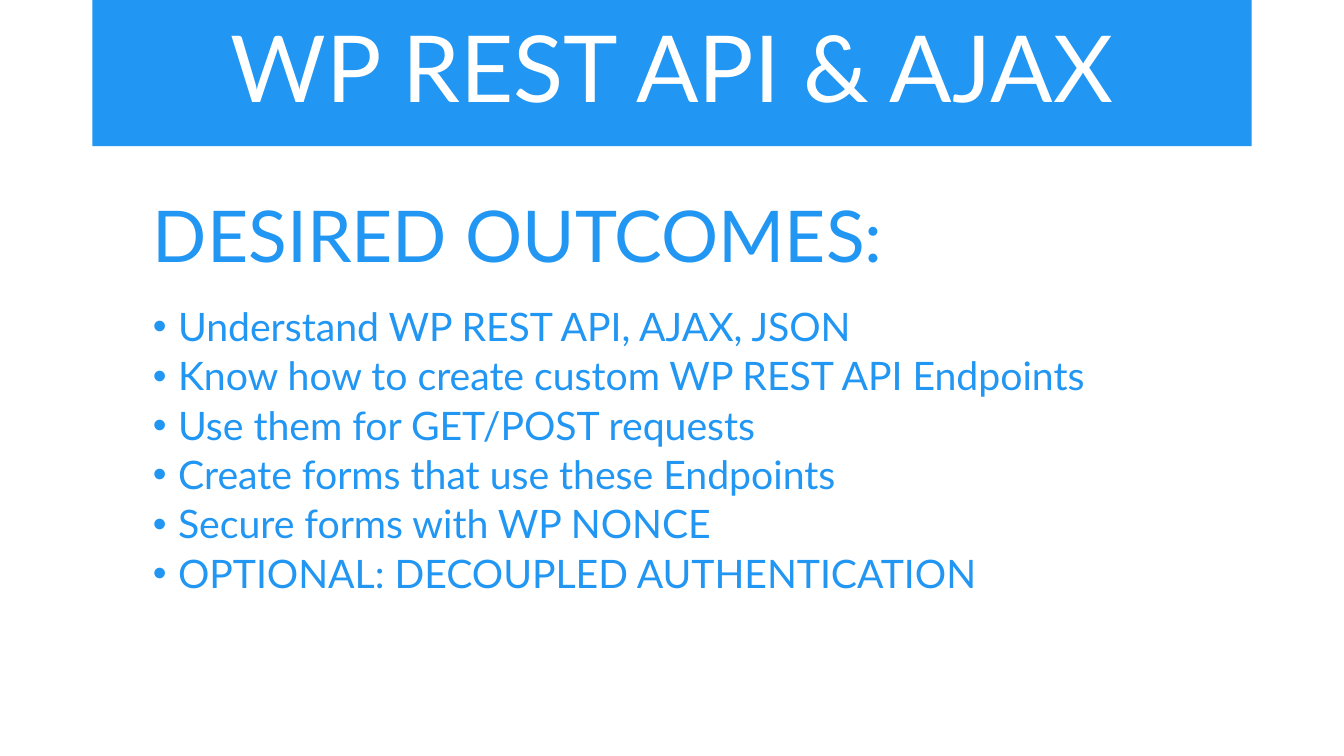
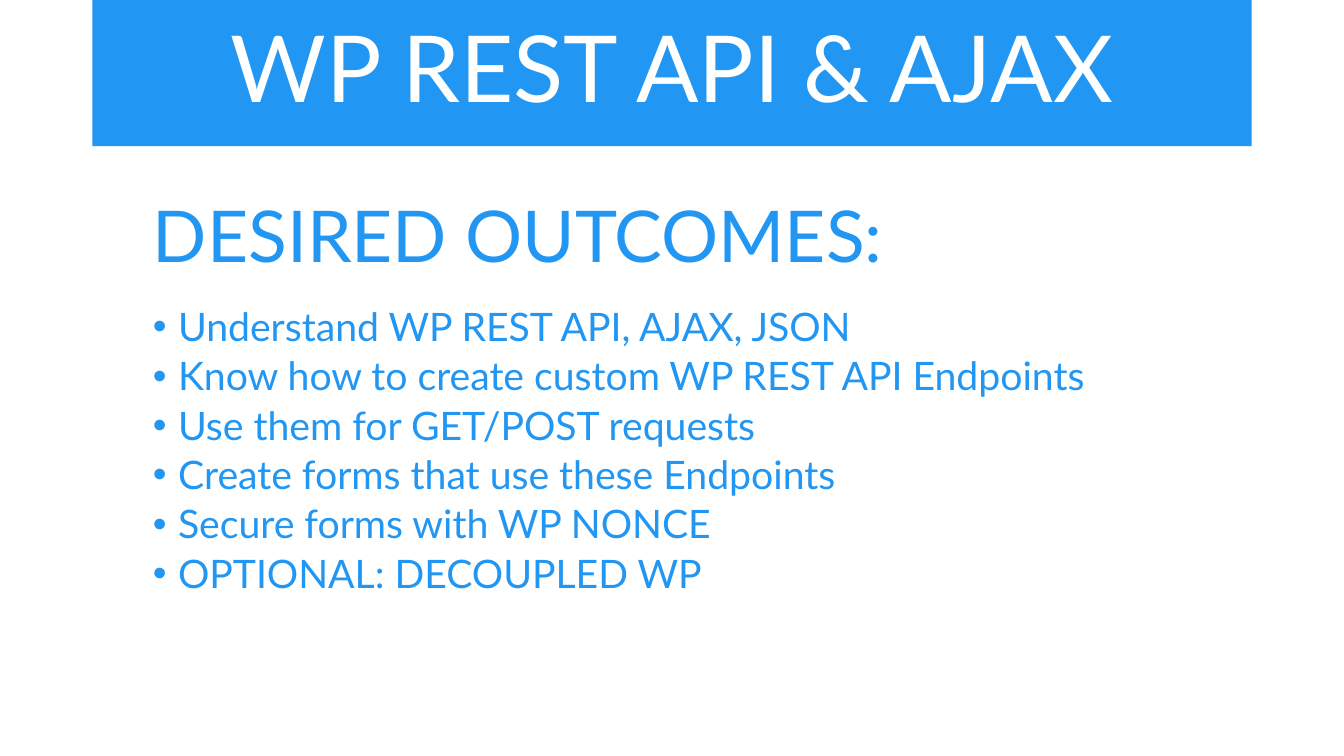
Before and after one commit to iwswordpress/rest, a slide deck: slide 5 of rest-api-workshop.pptx. Drawn at 1344x756 pixels with LibreOffice and Linux fonts; fonts in the diff are those of the drawing. Boxes give left, top, right and bottom in pixels: in the first picture for what was removed or moved away, otherwise in the second. Text is boxed around its words. In the diff, an @@ line names an element or a change of style, - is before the commit and + after.

```diff
--- a/rest-api-workshop.pptx
+++ b/rest-api-workshop.pptx
@@ text at (178,559,702,589): text changed @@
-  • OPTIONAL: DECOUPLED AUTHENTICATION
+  • OPTIONAL: DECOUPLED WP
```
Also in this commit, not shown: 3 other slides changed.
